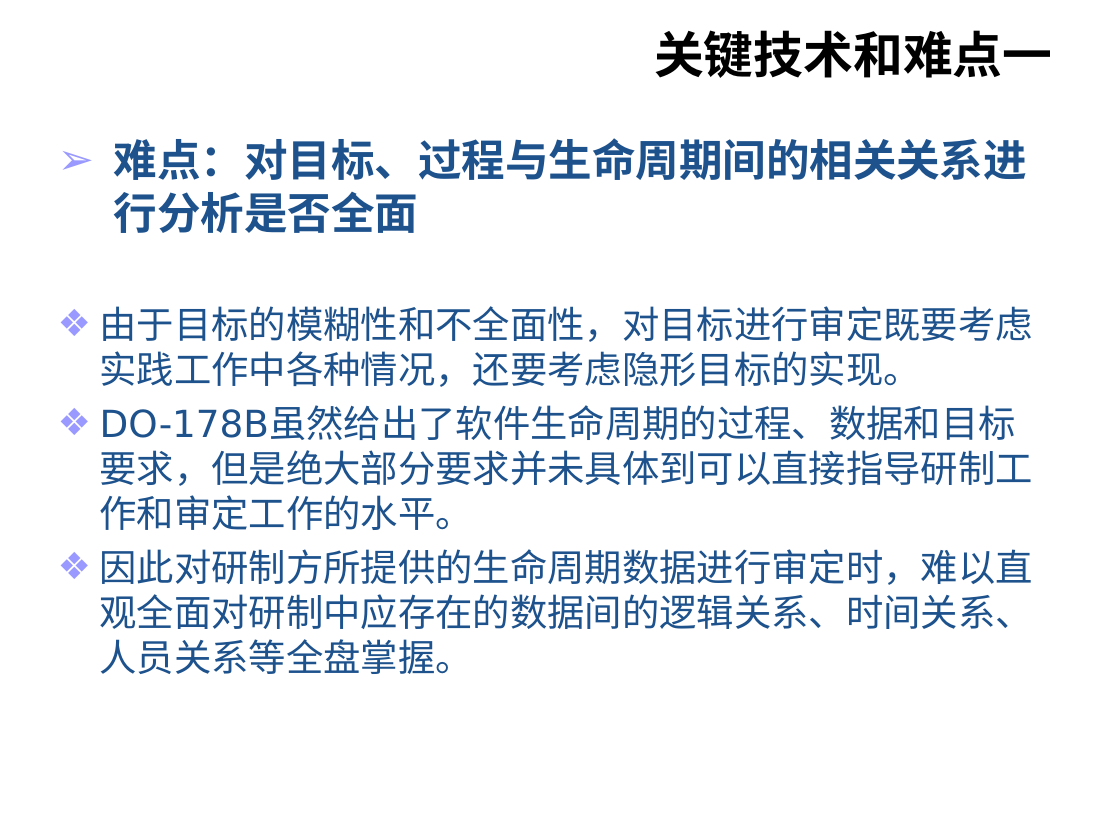
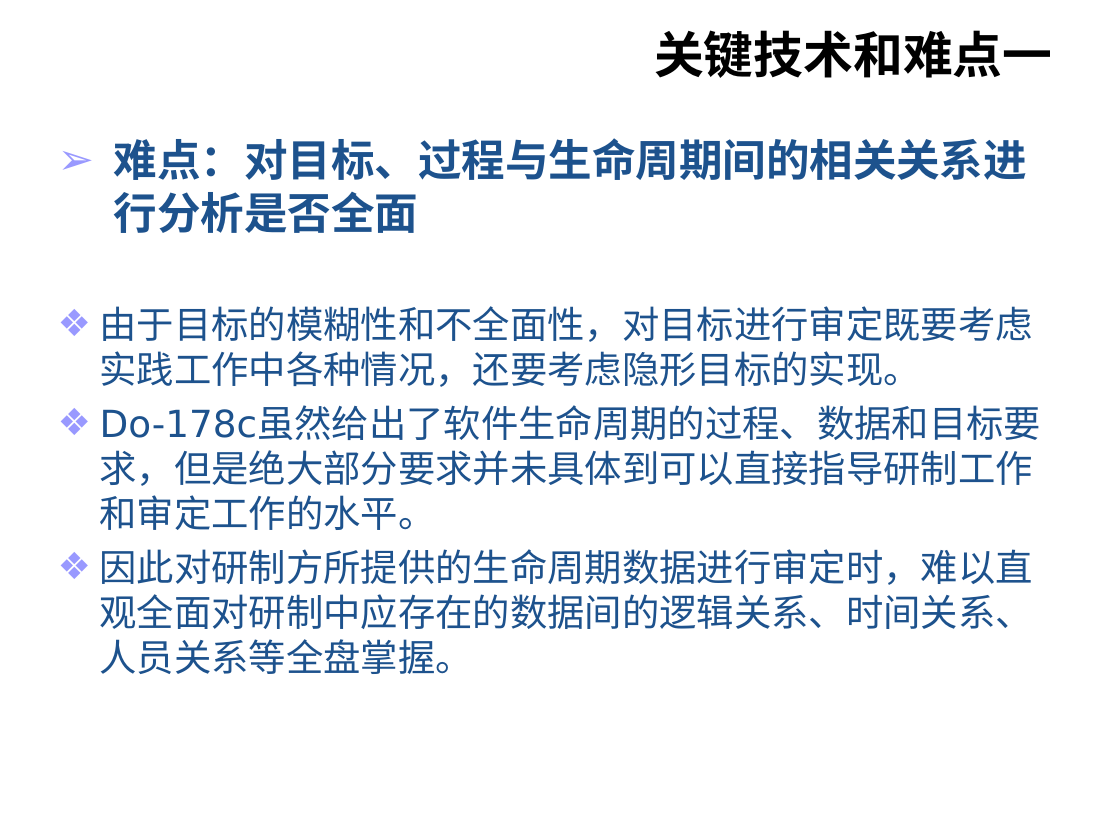
Before and after one commit to wangxydhc/for-graduate, a slide deck: slide 26 of paper/SY1506325_王鑫冶_中期检查报告.ppt. Drawn at 1120x840 pixels with LibreOffice and Linux fonts; fonts in the diff are those of the drawing; background and template pictures are left out. Boxes give left, top, right and bottom in pixels: in the first picture for what was removed or moved away, otherwise in the second. Text is boxed around its words. In the diff, an @@ line names an element or a change of style, - is before the commit and + after.

```diff
--- a/paper/SY1506325_王鑫冶_中期检查报告.ppt
+++ b/paper/SY1506325_王鑫冶_中期检查报告.ppt
@@ text at (x1=100, y1=407, x2=1042, y2=530): text changed @@
-❖ DO-178B虽然给出了软件生命周期的过程、数据和目标要求，但是绝大部分要求并未具体到可以直接指导研制工作和审定工作的水平。
+❖ Do-178c虽然给出了软件生命周期的过程、数据和目标要求，但是绝大部分要求并未具体到可以直接指导研制工作和审定工作的水平。
```
Also in this commit, not shown: 10 other slides changed, 2 slides added, 1 other file.
